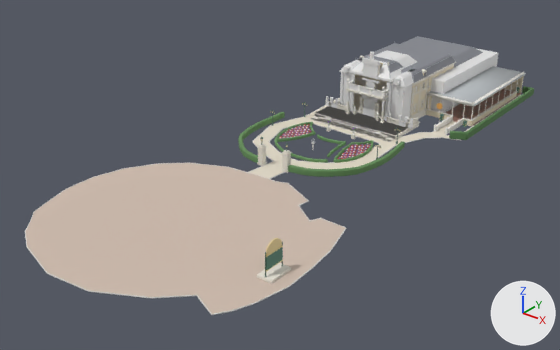
The Blender file models/AR_VillaVolta/AR_VillaVolta_master.blend: old version first, new version second.
Camera for both pictures: a camera (50 mm lens) standing at (69.5, -112.7, 52.5) and looking at (-1.2, -24.3, -2.3). The lights are fixed; the arrows at lower right show +X, +Y and +Z. The picture after the commit comes second.

Names of what the first picture shows: 'BLK_hal', 'BLK_terras', 'VO_hagen__beuk', 'VO_hagen__buxus', 'VO_hagen__haag', 'VO_paden__band', 'VO_paden__grind', 'VO_paden__plein', 'VO_rijhal__zink', 'VO_rijhal_vloer__klinkerrood', 'VV_daken__lei', 'VV_muren__stuc' and 51 more.
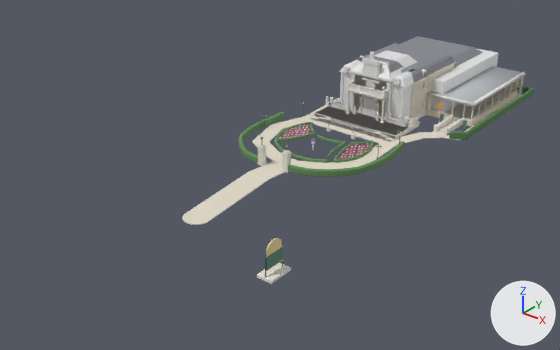
Changed parts and their boxes [x1, y1, x2, y2] in the pictures (560 x 350 px):
'VO_paden__plein', deleted (beige): before [26, 163, 345, 314]
part 1 of me_vo_paden__grind, reshaped: before [249, 95, 521, 179]; after [183, 95, 521, 224]

The change in detail:
me_vo_paden__grind is used by ob_vo_paden__grind; location (0.0, 0.0, 0.0).
me_vo_paden__grind had 188 vertices, 188 faces and spanned x -12.2..17.4, y -30.5..29.9, z -0.1..0.1.
me_vo_paden__grind now has 224 vertices, 224 faces and spans x -12.2..17.4, y -47.8..29.9, z -0.1..0.1.
Part 1, on me_vo_paden__grind:
14 vertices are removed from x -12.2..17.4, y -30.3..29.9, z -0.1..0.1.
43 faces are deleted.
3 vertices in x -12.2, y -13.1..-12.7, z -0.1..0.1 move by (0.0, -0.2, 0.0).
5 vertices move from x -8.2..-7.0, y 9.8..10.5, z -0.1..0.1 to x -8.2..-6.9, y 9.9..10.5, z -0.1..0.1.
50 vertices are added at x -12.2..17.4, y -47.8..29.9, z -0.1..0.1.
79 new faces join them.
Object 'VO_paden__plein' (ob_vo_paden__plein) is deleted.
